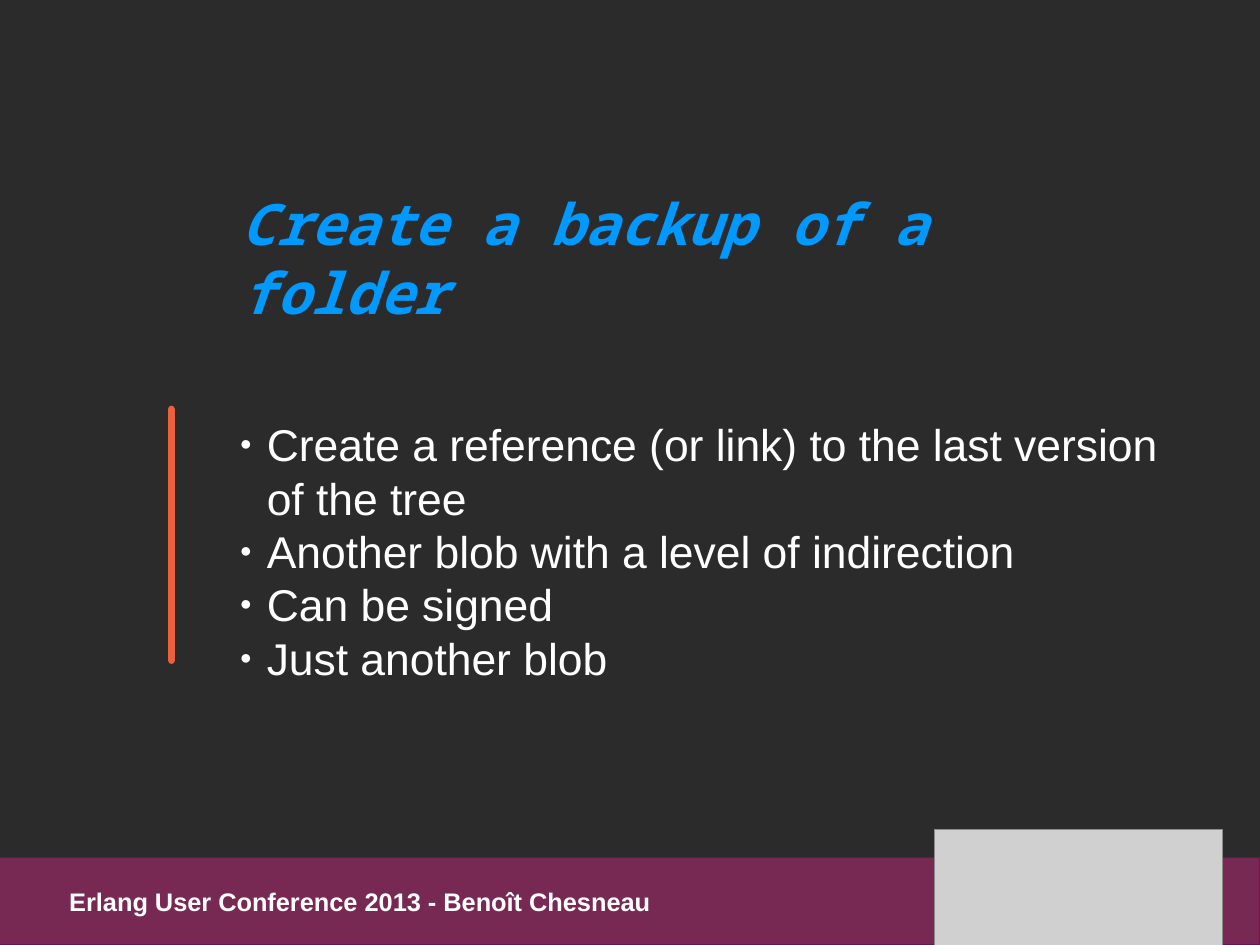
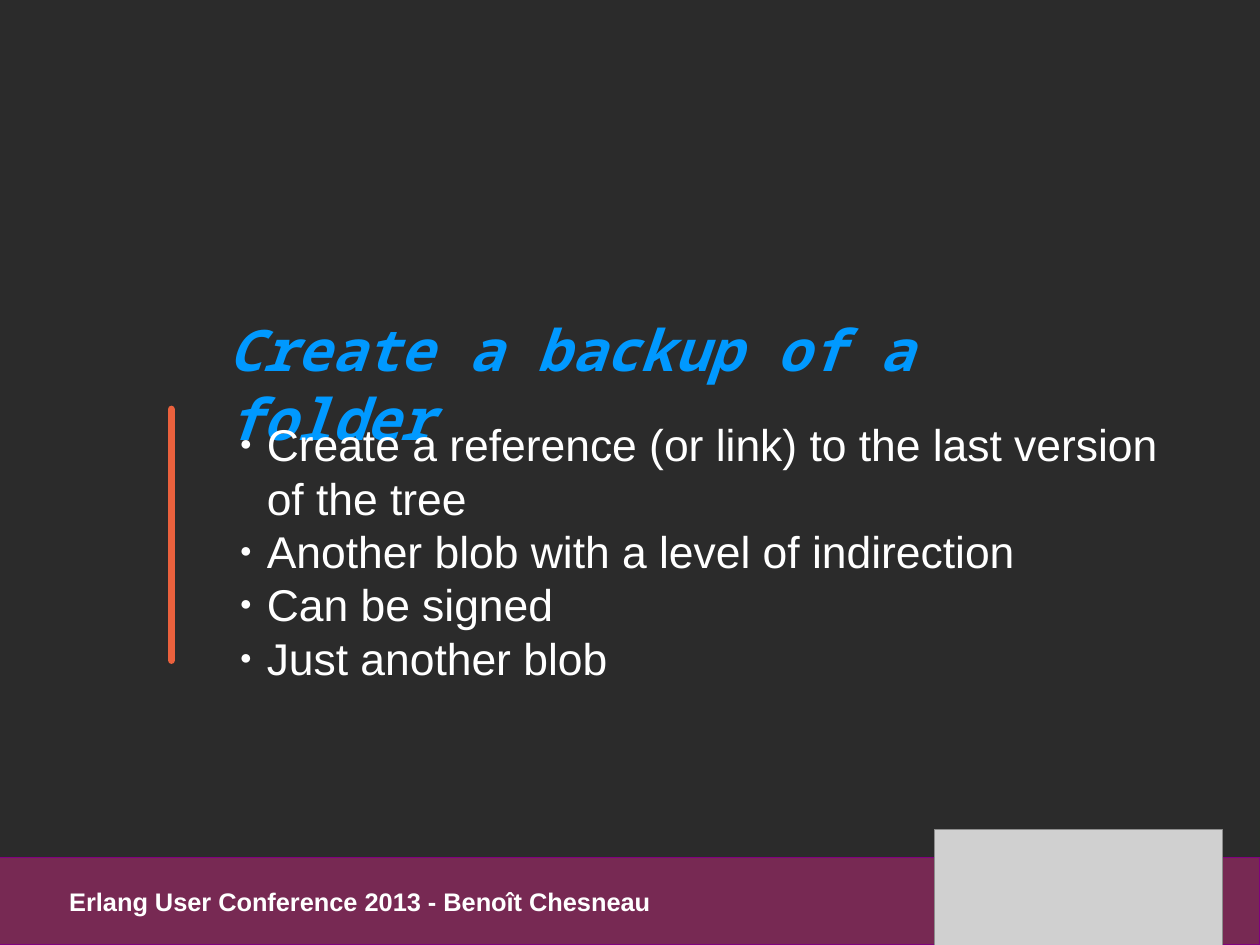
Before and after one commit to refuge/media, a slide deck: slide 23 of slides/pres_refuge_euc2013.odp (slide 21 before the commit). Drawn at 1260x945 pixels with LibreOffice and Linux fonts; fonts in the diff are those of the drawing; grey boxes stand for pictures; background and template pictures are left out; a plain dark background stands for a picture behind light text. Boxes give left, top, right and bottom in pixels: in the first picture for what was removed or moved away, otherwise in the second. Text is boxed around its words. In the diff, an @@ line names an element or a change of style, - is before the commit and + after.

```diff
--- a/slides/pres_refuge_euc2013.odp
+++ b/slides/pres_refuge_euc2013.odp
@@ text "Create a backup of a ..." rewrapped from [242,201,927,315] to [228,327,914,455] @@
```
Also in this commit, not shown: 10 other slides changed, 3 slides added, 2 other files.
